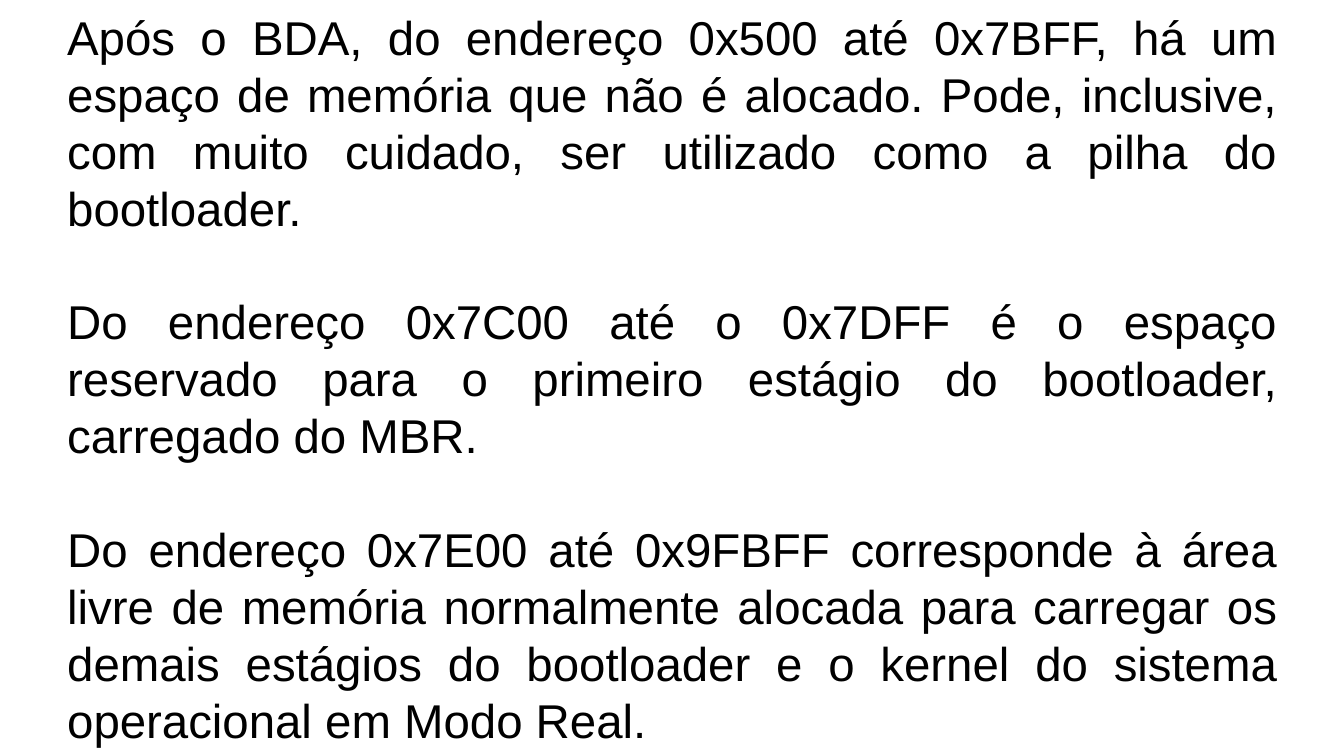
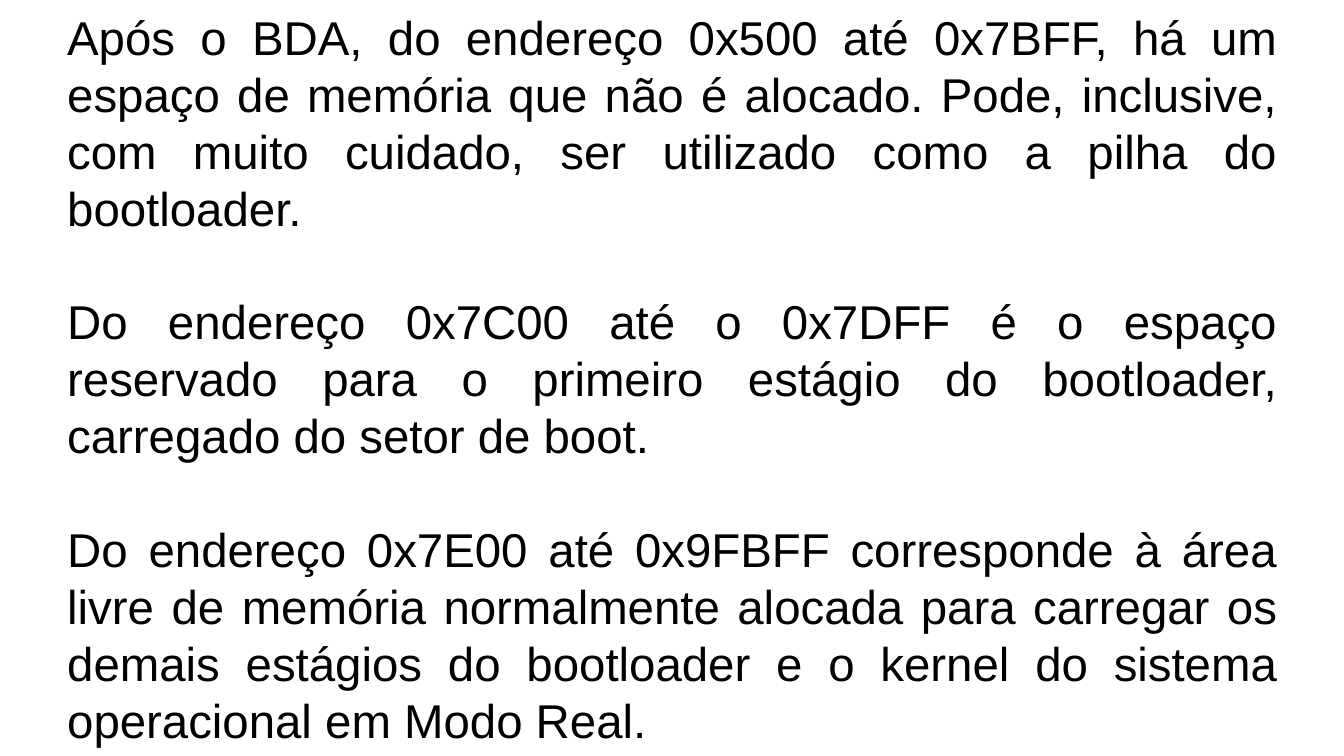
Before and after one commit to LeandroApAlmeida/Bootloader, a slide deck: slide 30 of doc/Fakenix.odp. Drawn at 1344x756 pixels with LibreOffice and Linux fonts; fonts in the diff are those of the drawing. Boxes give left, top, right and bottom in pixels: in the first picture for what was removed or moved away, otherwise in the second. Text is boxed around its words. In the diff, an @@ line names an element or a change of style, - is before the commit and + after.

```diff
--- a/doc/Fakenix.odp
+++ b/doc/Fakenix.odp
@@ text at box(67, 304, 1277, 463): text changed @@
-Do endereço 0x7C00 até o 0x7DFF é o espaço reservado para o primeiro estágio do bootloader, carregado do MBR.
+Do endereço 0x7C00 até o 0x7DFF é o espaço reservado para o primeiro estágio do bootloader, carregado do setor de boot.
```
Also in this commit, not shown: 9 other slides changed, 1 other file.
